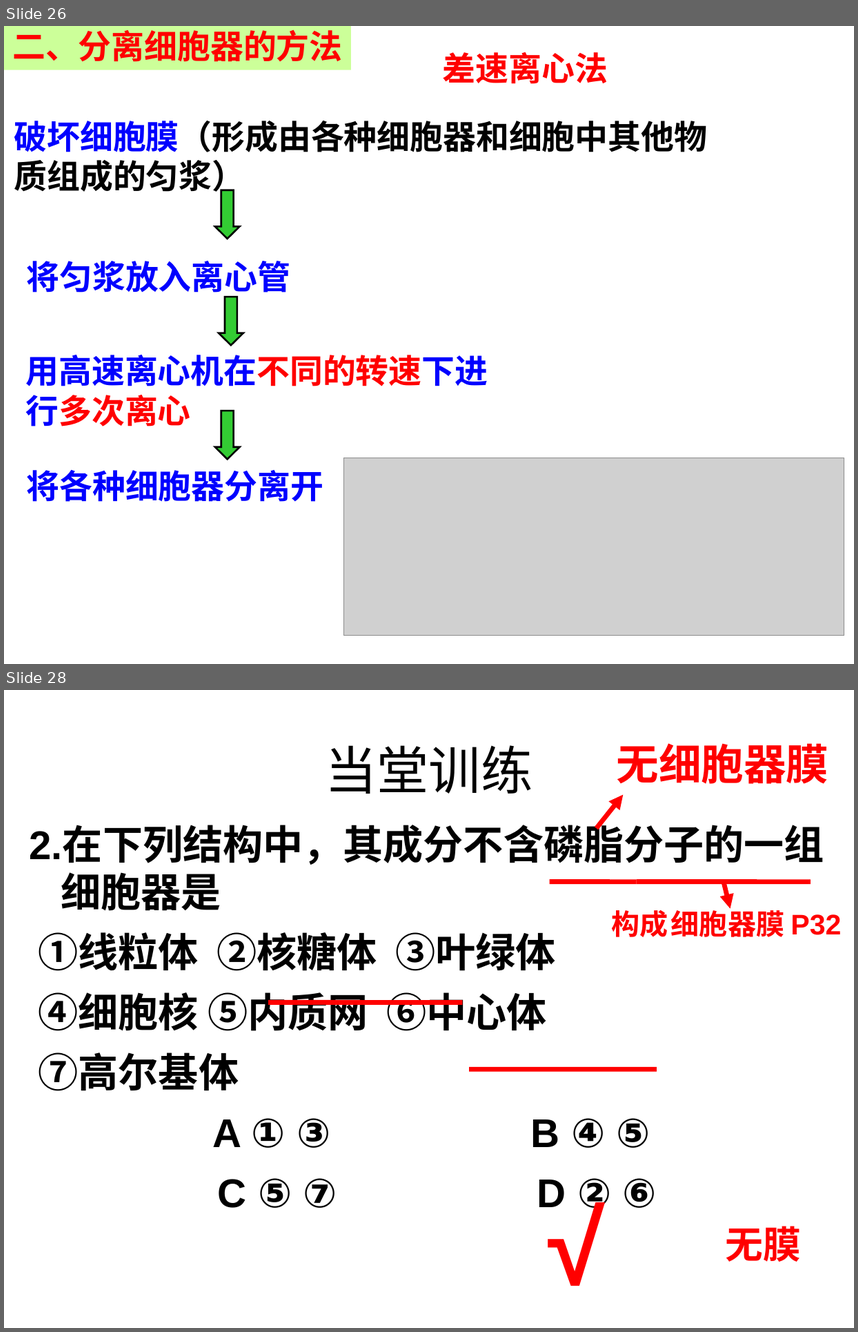
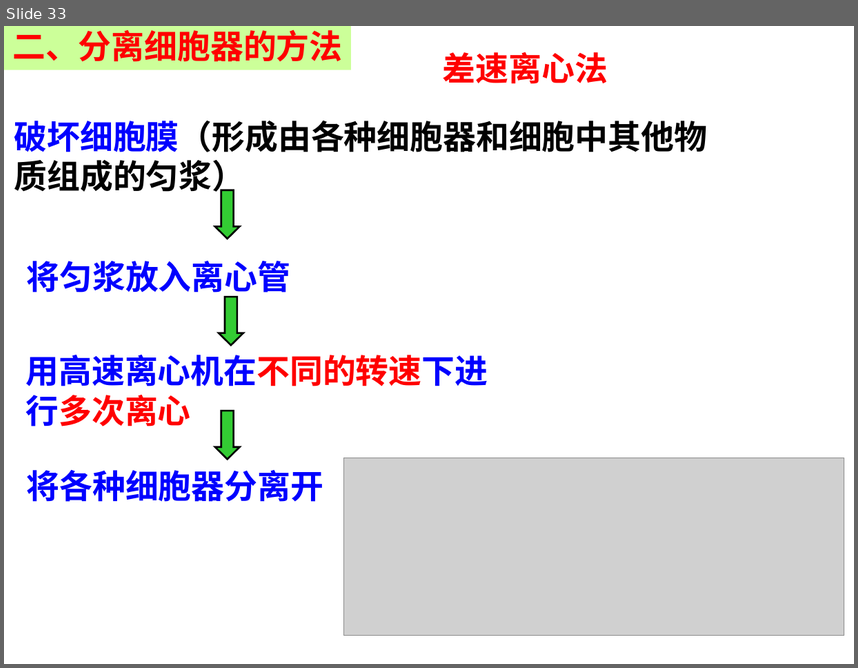
Before and after one commit to ZogeMung/class10, a slide deck: shengwu/rao3.2细胞器系统内的分工合作.ppt. Shown one above the other, each under a label of ours: slides 26 and 28 before the commit, slide 33 after it; the slides between them are not shown. The pictures are 858x1332 and 858x668 pixels, drawn with LibreOffice and Linux fonts; fonts in the diff are those of the drawing; grey boxes stand for pictures. Boxes give left, top, right and bottom in pixels: in the first picture for what was removed or moved away, otherwise in the second. Text is boxed around its words. In the diff, an @@ line names an element or a change of style, - is before the commit and + after.

```diff
--- a/shengwu/rao3.2细胞器系统内的分工合作.ppt
+++ b/shengwu/rao3.2细胞器系统内的分工合作.ppt
@@ slide 28 removed at (4, 690, 854, 1328), background #FFFFFF @@
@@ title removed at (325, 745, 533, 793) @@
-当堂训练
@@ text removed at (617, 743, 829, 784) @@
-无细胞器膜
@@ arrow removed from (597, 829) to (623, 795) @@
@@ text removed at (29, 827, 824, 1208) @@
-2.在下列结构中，其成分不含磷脂分子的一组细胞器是
-①线粒体 ②核糖体 ③叶绿体
-④细胞核 ⑤内质网 ⑥中心体
-⑦高尔基体
-A ① ③ B ④ ⑤
-C ⑤ ⑦ D ② ⑥
@@ line removed from (550, 881) to (637, 881) @@
@@ line removed from (637, 881) to (811, 881) @@
@@ arrow removed from (724, 881) to (730, 909) @@
@@ text removed at (612, 910, 668, 937) @@
-构成
@@ text removed at (671, 905, 841, 937) @@
-细胞器膜 P32
@@ line removed from (268, 1002) to (462, 1002) @@
@@ line removed from (469, 1069) to (657, 1069) @@
@@ text removed at (539, 1176, 613, 1310) @@
-√
@@ text removed at (725, 1225, 801, 1261) @@
-无膜
@@ what was slide 26 is now slide 33 @@
```
Also in this commit, not shown: 2 slides changed, 13 slides added, 6 other slides removed, 4 other files.
